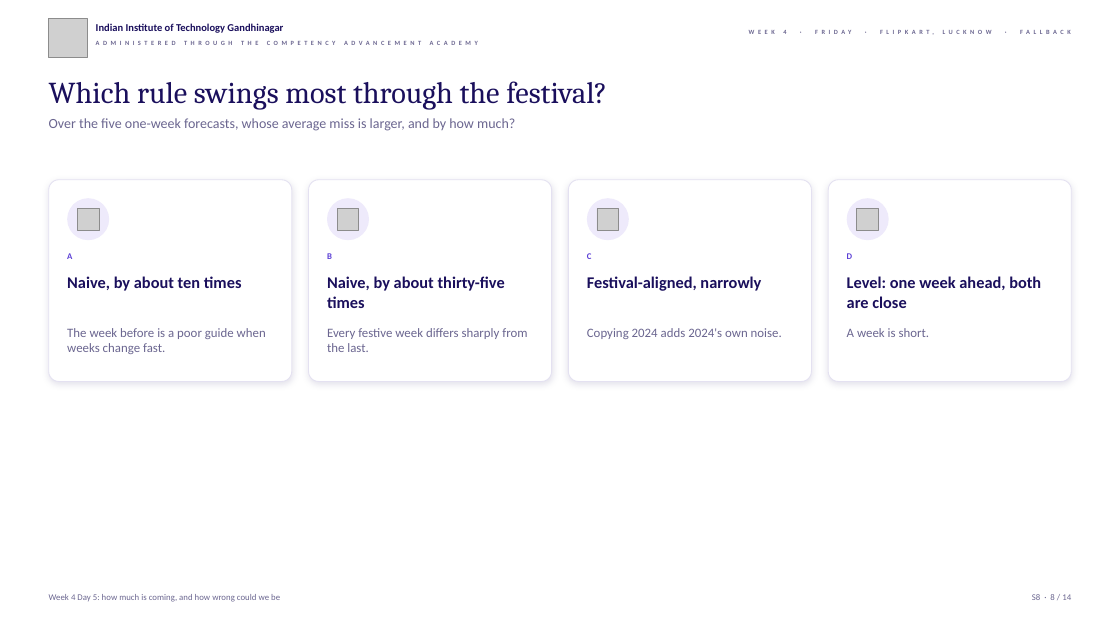
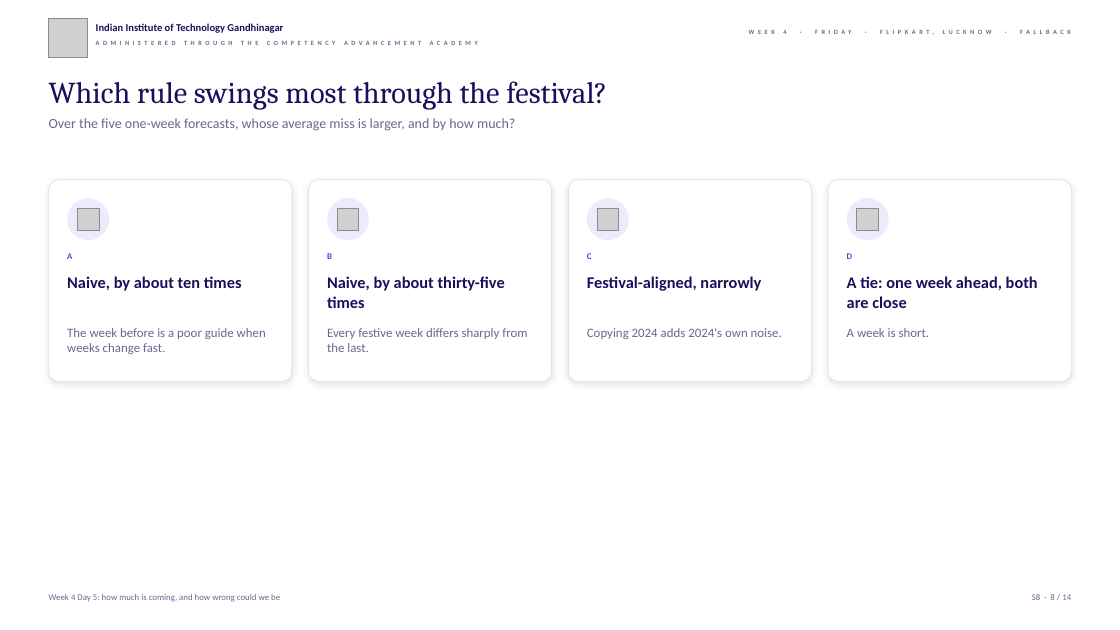
Before and after one commit to fde-academy-lab/c2-content-factory, a slide deck: slide 8 of content/W04/D5/slides/C2_W04_D05_fallback_STUDENT.pptx. Drawn at 1120x630 pixels with LibreOffice and Linux fonts; fonts in the diff are those of the drawing; grey boxes stand for pictures; background and template pictures are left out. Boxes give left, top, right and bottom in pixels: in the first picture for what was removed or moved away, otherwise in the second. Text is boxed around its words. In the diff, an @@ line names an element or a change of style, - is before the commit and + after.

```diff
--- a/content/W04/D5/slides/C2_W04_D05_fallback_STUDENT.pptx
+++ b/content/W04/D5/slides/C2_W04_D05_fallback_STUDENT.pptx
@@ text at [847, 276, 1038, 308]: text changed @@
-Level: one week ahead, both are close
+A tie: one week ahead, both are close
```
Also in this commit, not shown: 17 other files.
